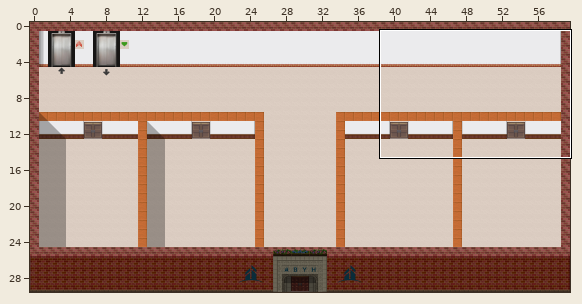
Tiled map (JSON) -- Building0G.tmj. Above: a wide view before the commit, with the close-up outlined.
Close-up. Before the commit:
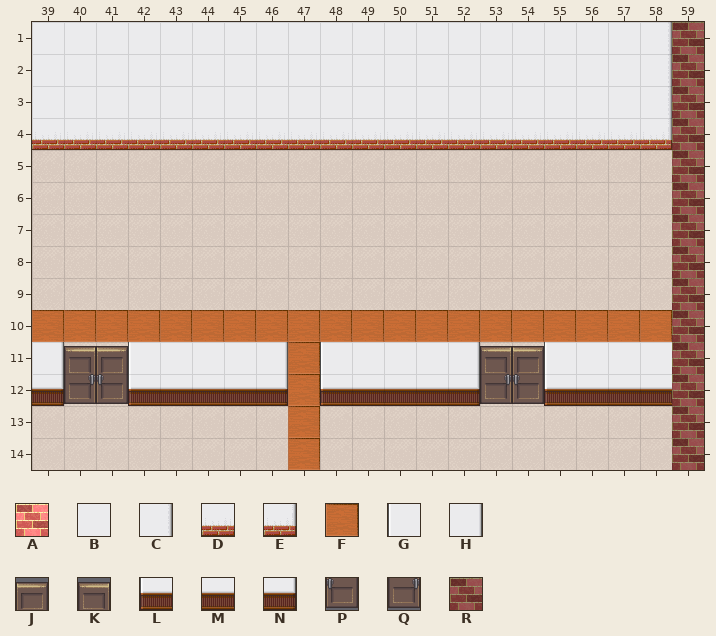
Cells are 32x32 px. Shown: x 39..59, y 1..14. The commit also changed other parts of the map, which this record leaves out.
Key: from "Chunk 1": A 4, B 7, C 8, D 15, E 16, F 18, G 19, H 21, J 22, K 22 flipped left-right, L 23, M 24, N 25, P 26, Q 26 flipped left-right, R 73.
_ is an empty cell, # one hidden under a higher layer.
Layers that did not change in this view are not listed.
Layer "Tile Layer 4" before, first column x 39:
 1 BBBBBBBBBBBBBBBBBBBCA
 2 BBBBBBBBBBBBBBBBBBBCA
 3 BBBBBBBBBBBBBBBBBBBCA
 4 DDDDDDDDDDDDDDDDDDDEA
 5 ____________________A
 6 ____________________A
 7 ____________________A
 8 ____________________A
 9 ____________________A
10 ####################A
11 #KJ###########KJ####A
12 NQPLMMMNFLMMMNQPLMMMA
13 ________F___________A
14 ________F___________A
Layer "Above" before, first column x 39:
 1 _____________________
 2 _____________________
 3 _____________________
 4 _____________________
 5 _____________________
 6 _____________________
 7 _____________________
 8 _____________________
 9 _____________________
10 FFFFFFFFFFFFFFFFFFFF_
11 HKJGBBBHFGBBBHKJGBBB_
12 _____________________
13 _____________________
14 _____________________
Layer "Saye" before, first column x 39:
 1 ____________________R
 2 ____________________R
 3 ____________________R
 4 ____________________R
 5 ____________________R
 6 ____________________R
 7 ____________________R
 8 ____________________R
 9 ____________________R
10 ____________________R
11 ____________________R
12 ____________________R
13 ____________________R
14 ____________________R
After the commit:
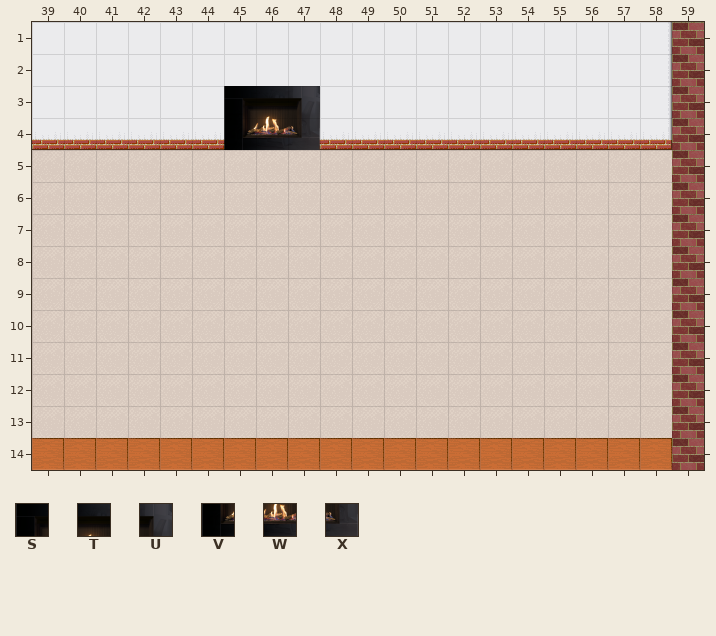
Further tiles: from "Chunk 1": S 88, T 89, U 90, V 92, W 93, X 94.
See-through tiles are keyed as they look on the map.
Changes in this commit:
Changed rows in their new state; . is an unchanged cell.
Layer "Tile Layer 4":
first column x 39:
10 ____________________
11 ____________________
12 ____________________
13 ........_...........
14 FFFFFFFF.FFFFFFFFFFF
Layer "Above":
first column x 39:
10 ____________________
11 ____________________
Layer "Saye":
first column x 45:
 3 STU
 4 VWX
Pixel boxes of the changes (left, top, right, bottom) in both close-ups:
added: (224, 86, 320, 150)
changed: (32, 310, 672, 470)
